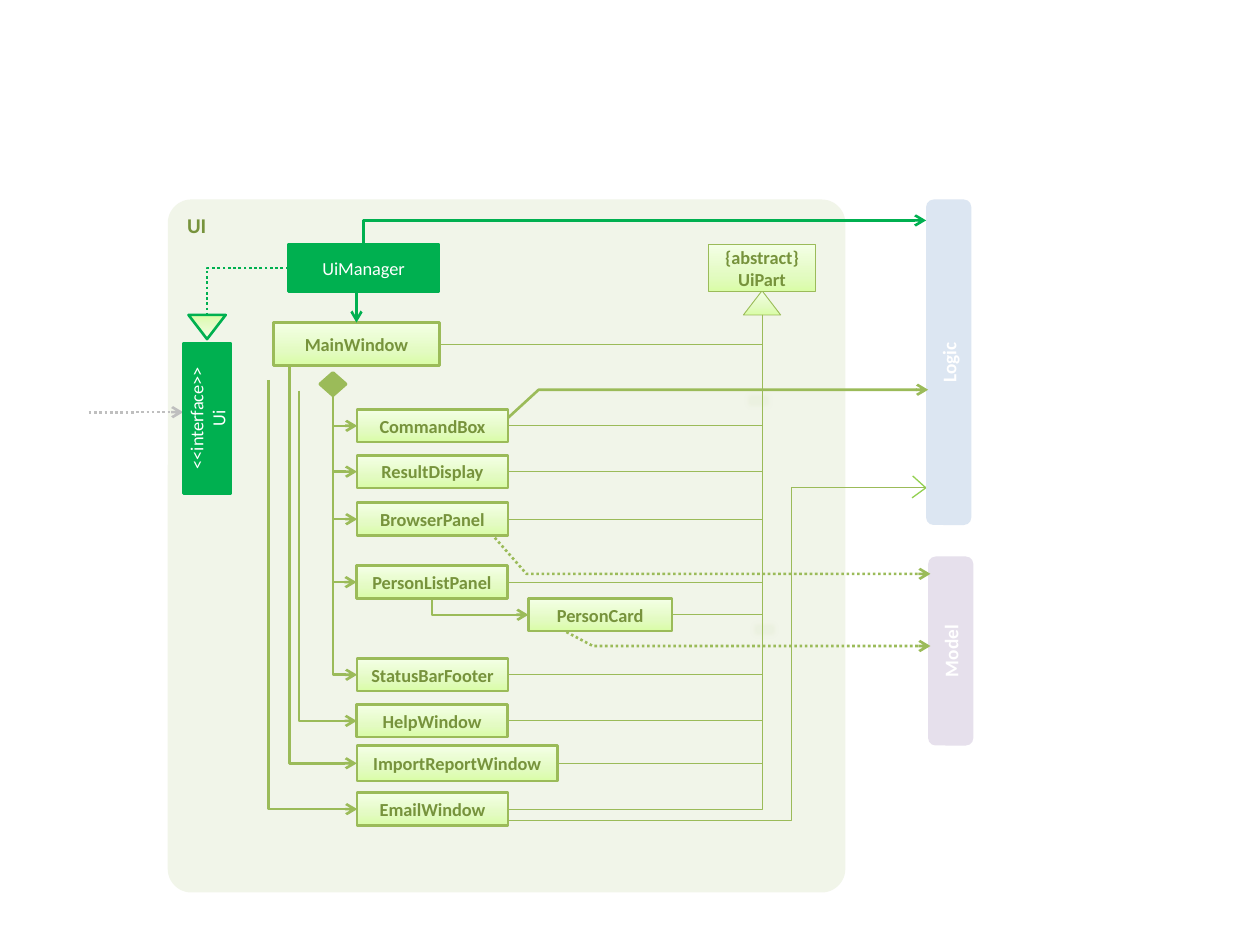
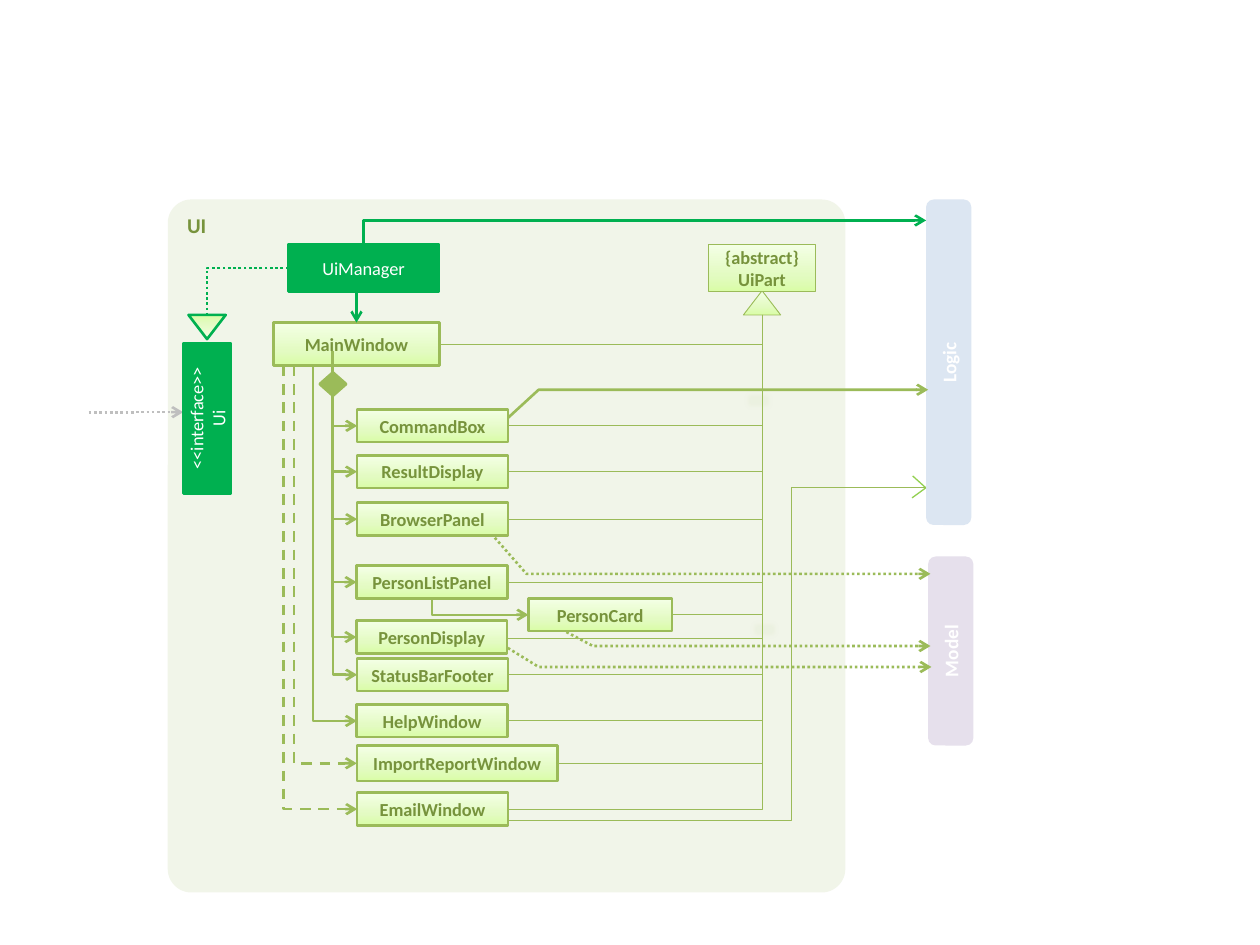
Before and after one commit to wm28/main, a slide deck: slide 1 of docs/diagrams/UiComponentClassDiagram.pptx. Drawn at 1260x945 pixels with LibreOffice and Linux fonts; fonts in the diff are those of the drawing. Boxes give left, top, right and bottom in pixels: in the first picture for what was removed or moved away, otherwise in the second. Text is boxed around its words. In the diff, an @@ line names an element or a change of style, - is before the commit and + after.

```diff
--- a/docs/diagrams/UiComponentClassDiagram.pptx
+++ b/docs/diagrams/UiComponentClassDiagram.pptx
@@ elbow line added from (762, 315) to (508, 640), #9BBB59 0.5 pt @@
@@ elbow arrow added from (333, 352) to (357, 638), #9BBB59 1.5 pt @@
@@ elbow arrow moved from (268, 381) - (358, 809) to (284, 365) - (358, 809) @@
@@ elbow arrow (284, 365) - (358, 809): stroke #9BBB59 1.5 pt to #9BBB59 1.5 pt dashed @@
@@ elbow arrow moved from (290, 365) - (357, 764) to (294, 365) - (357, 764) @@
@@ elbow arrow (294, 365) - (357, 764): stroke #9BBB59 1.5 pt to #9BBB59 1.5 pt dashed @@
@@ elbow arrow moved from (299, 391) - (357, 721) to (312, 365) - (357, 721) @@
@@ rectangle added at bbox=[357, 621, 508, 654], fill gradient #DAFDA7 to #E4FCC2 to #F5FFE7, outline #9BBB59 1.5 pt, 10.5 pt, text #77933C, bold @@
+PersonDisplay
@@ freeform shape added at bbox=[508, 648, 931, 667], outline #9BBB59 1.5 pt dashed @@
```
Also in this commit, not shown: 2 other files.
